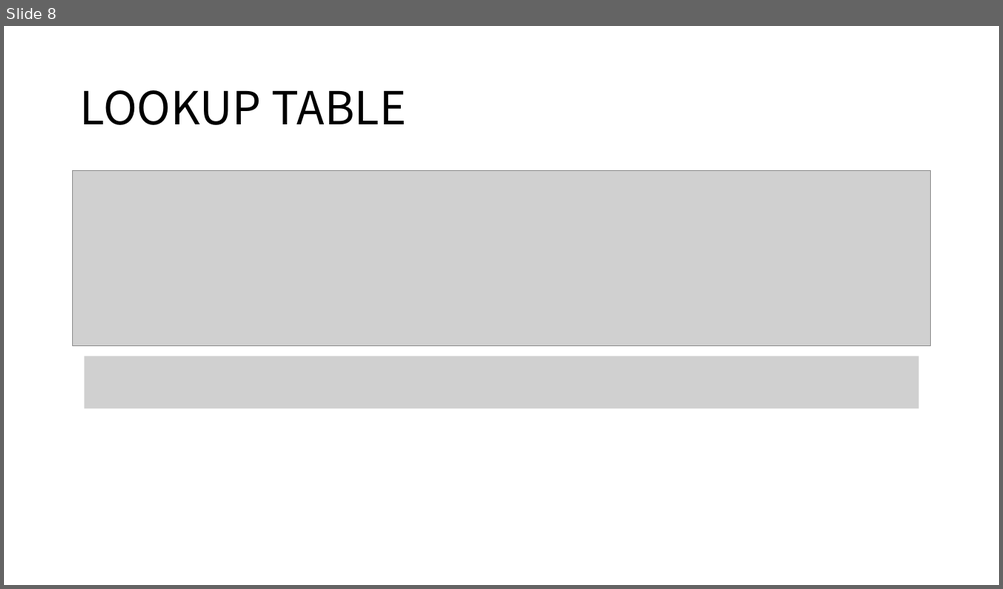
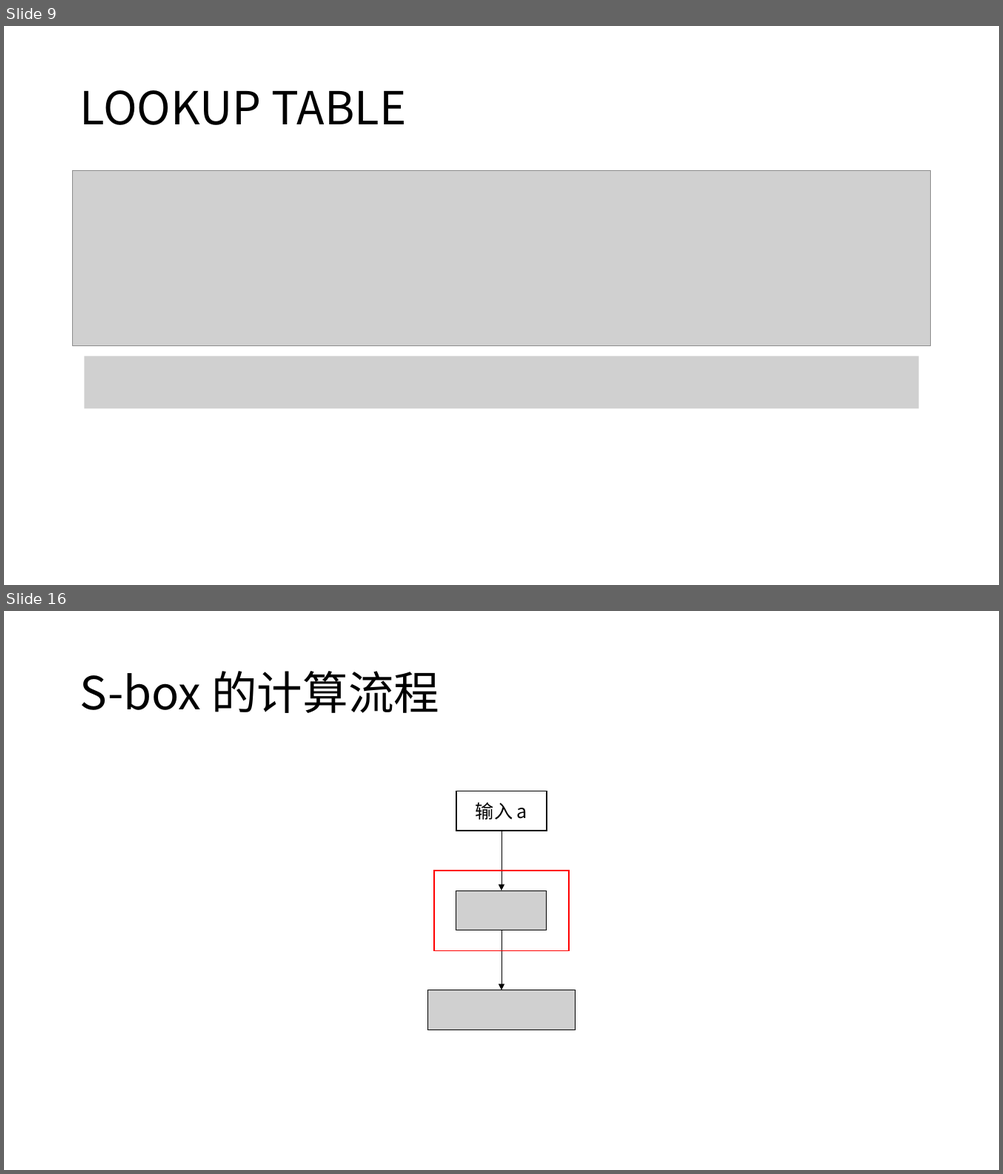
Before and after one commit to Blogg9ggg/Notes, a slide deck: A Very Compact S-box for AES/A Very Compact S-box for AES.pptm. Shown one above the other, each under a label of ours: slide 8 before the commit, slides 9 and 16 after it; the slides between them are not shown. The pictures are 1003x589 and 1003x1174 pixels, drawn with LibreOffice and Linux fonts; fonts in the diff are those of the drawing; grey boxes stand for pictures. Boxes give left, top, right and bottom in pixels: in the first picture for what was removed or moved away, otherwise in the second. Text is boxed around its words. In the diff, an @@ line names an element or a change of style, - is before the commit and + after.

```diff
--- a/A Very Compact S-box for AES/A Very Compact S-box for AES.pptm
+++ b/A Very Compact S-box for AES/A Very Compact S-box for AES.pptm
@@ slide 16 added at [4,611,999,1170], background #FFFFFF @@
@@ title added at [79,671,439,713], 44 pt, text #000000 @@
+S-box 的计算流程
@@ rectangle added at [456,791,546,830], fill #FFFFFF, outline #000000 1 pt, 18 pt, text #000000 @@
+输入 a
@@ arrow added from (502, 831) to (502, 891), #000000 0.5 pt @@
@@ rectangle added at [434,871,569,951], outline #FF0000 1 pt @@
@@ picture added at [456,891,546,931] @@
@@ arrow added from (502, 931) to (502, 991), #000000 0.5 pt @@
@@ picture added at [428,991,575,1031] @@
@@ what was slide 8 is now slide 9 @@
```
Also in this commit, not shown: 1 slide changed, 6 other slides added.
